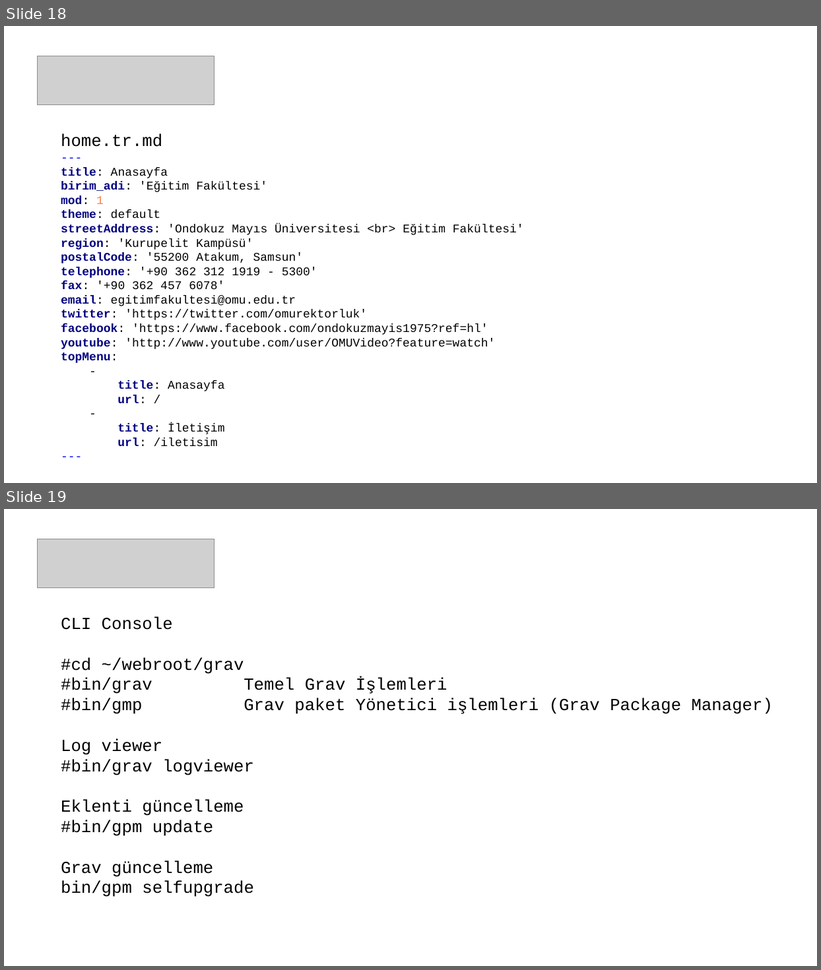
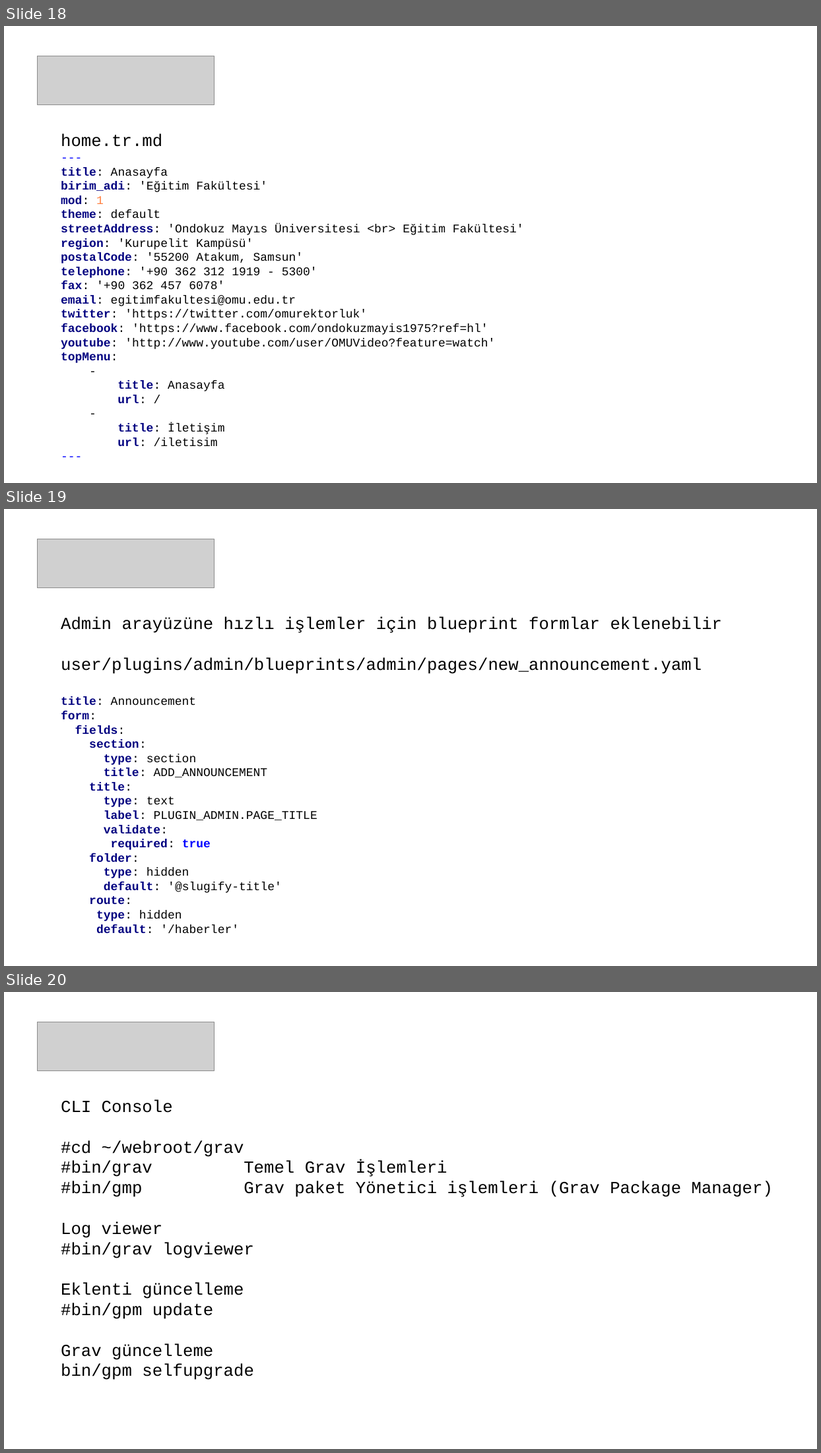
Before and after one commit to smcn/grav, a slide deck: Grav.pptx. Shown one above the other, each under a label of ours: slides 18 and 19 before the commit, slides 18, 19 and 20 after it. The pictures are 821x970 and 821x1453 pixels, drawn with LibreOffice and Linux fonts; fonts in the diff are those of the drawing; grey boxes stand for pictures; background and template pictures are left out. Boxes give left, top, right and bottom in pixels: in the first picture for what was removed or moved away, otherwise in the second. Text is boxed around its words. In the diff, an @@ line names an element or a change of style, - is before the commit and + after.

```diff
--- a/Grav.pptx
+++ b/Grav.pptx
@@ slide 19 added at (4,509,817,966), background picture (left out) @@
@@ picture added at (38,539,215,588) @@
@@ text added at (61,617,723,934), 14 pt, text #000000 @@
+Admin arayüzüne hızlı işlemler için blueprint formlar eklenebilir
+user/plugins/admin/blueprints/admin/pages/new_announcement.yaml
+title: Announcement
+form:
+fields:
+section:
+type: section
+title: ADD_ANNOUNCEMENT
+title:
+type: text
+label: PLUGIN_ADMIN.PAGE_TITLE
+validate:
+required: true
+folder:
+type: hidden
+default: '@slugify-title'
+route:
+type: hidden
+default: '/haberler'
@@ text added at (38,841,809,871), 24 pt, text #FFFFFF, bold @@
+https://github.com/smcn/dns/
@@ what was slide 19 is now slide 20 @@
```
Also in this commit, not shown: 4 slides changed.
